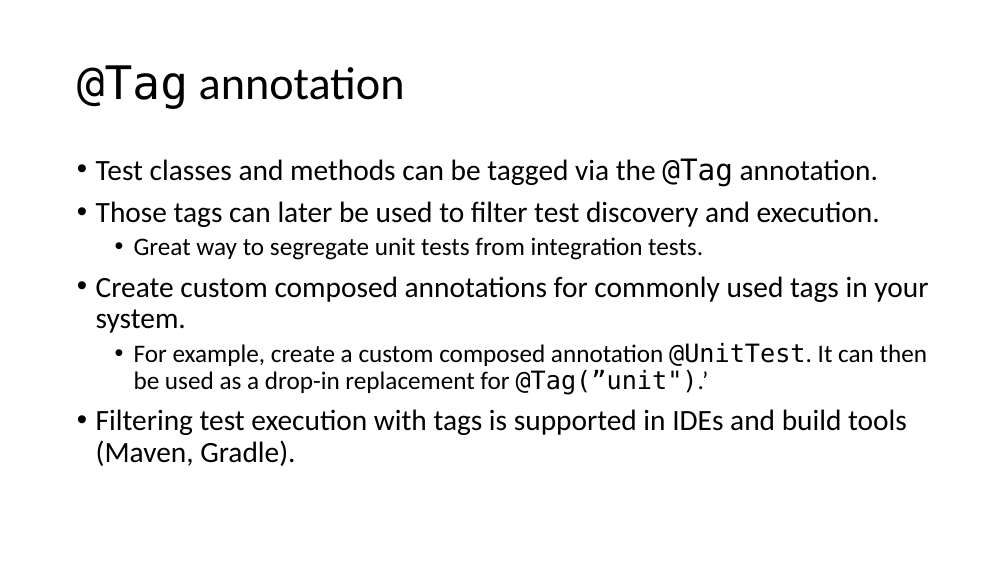
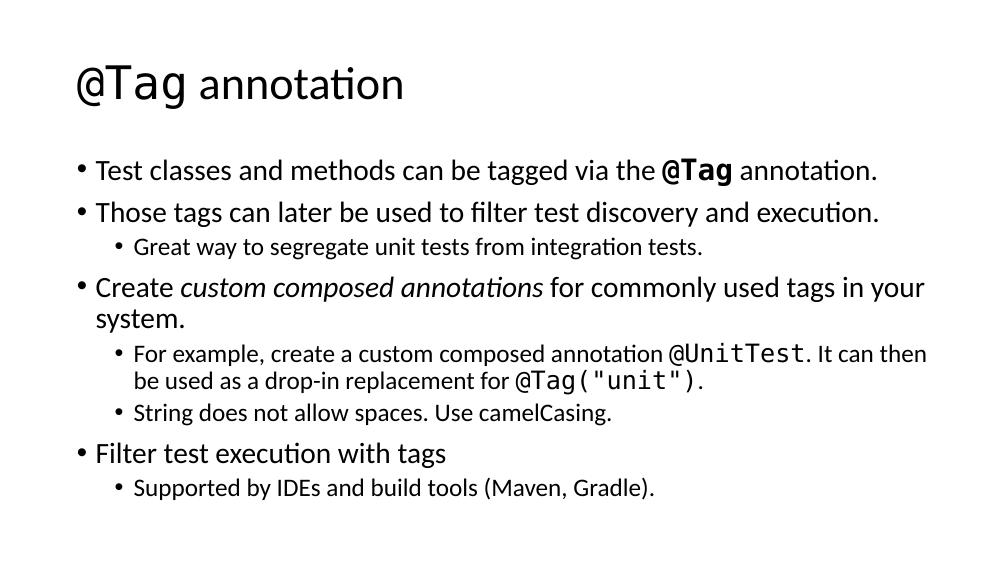
Before and after one commit to cebartling/test-driven, a slide deck: slide 9 of presentations/Introduction to JUnit 5.pptx. Drawn at 1008x567 pixels with LibreOffice and Linux fonts; fonts in the diff are those of the drawing. Boxes give left, top, right and bottom in pixels: in the first picture for what was removed or moved away, otherwise in the second. Text is boxed around its words. In the diff, an @@ line names an element or a change of style, - is before the commit and + after.

```diff
--- a/presentations/Introduction to JUnit 5.pptx
+++ b/presentations/Introduction to JUnit 5.pptx
@@ text at box(96, 158, 925, 333): bold on in "@Tag"; italic on in "custom composed annotations" @@
@@ text at box(96, 343, 927, 500): text changed @@
-  • For example, create a custom composed annotation @UnitTest. It can then be used as a drop-in replacement for @Tag(”unit").’
-• Filtering test execution with tags is supported in IDEs and build tools (Maven, Gradle).
+  • For example, create a custom composed annotation @UnitTest. It can then be used as a drop-in replacement for @Tag("unit").
+  • String does not allow spaces. Use camelCasing.
+• Filter test execution with tags
+  • Supported by IDEs and build tools (Maven, Gradle).
```
Also in this commit, not shown: 14 other slides changed, 2 slides removed, 1 other file.
